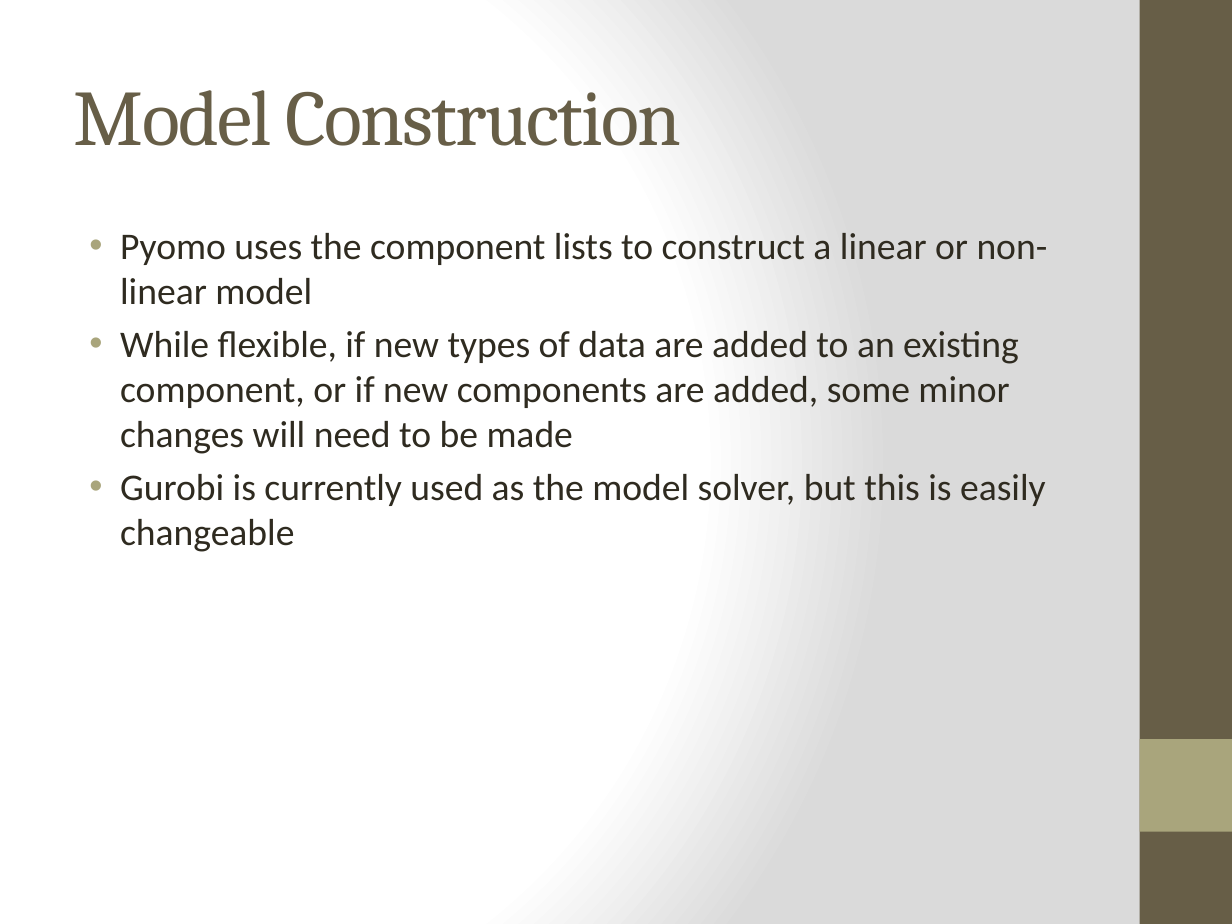
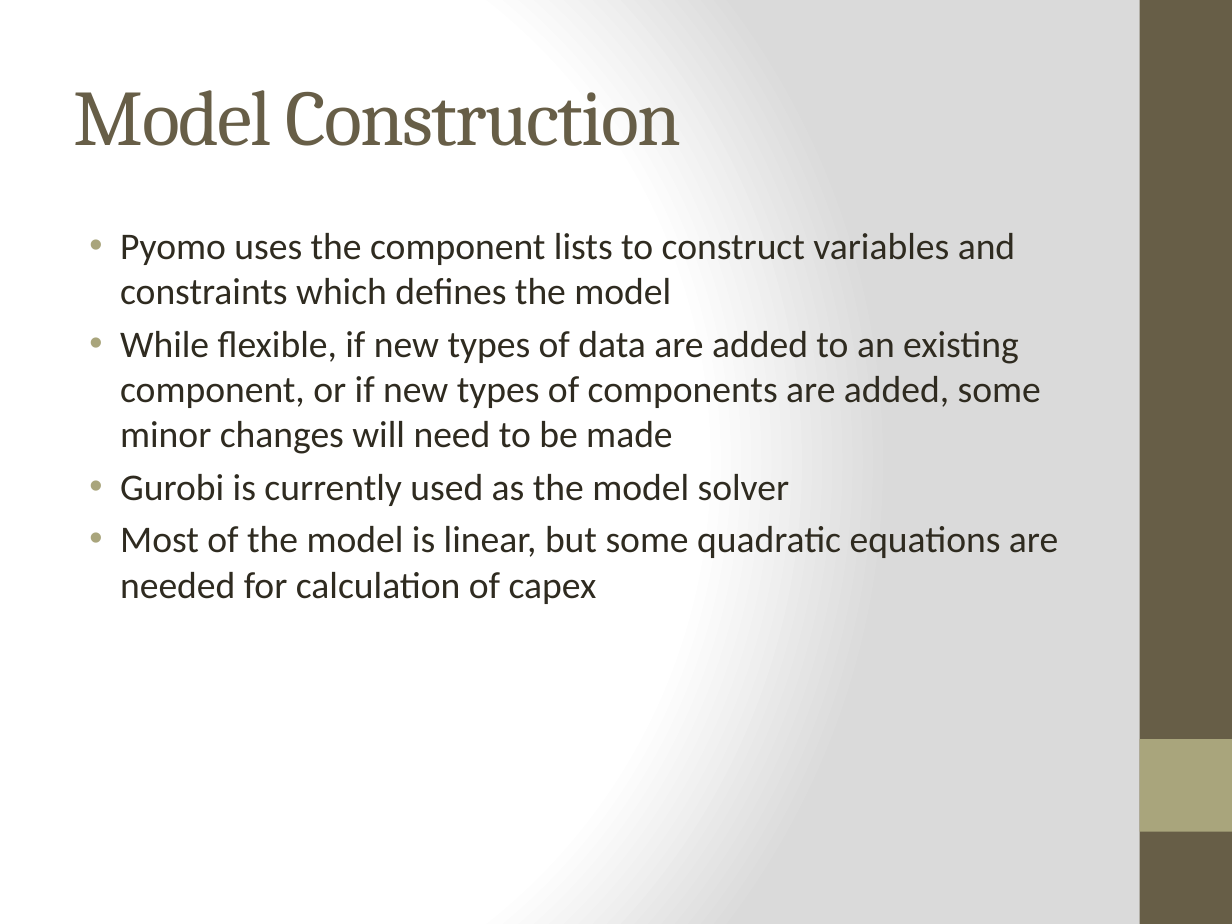
Before and after one commit to jtrobinson57/fscmodel-monte-carlo, a slide deck: slide 5 of fscmodel presentation 130618.pptx. Drawn at 1232x924 pixels with LibreOffice and Linux fonts; fonts in the diff are those of the drawing. Boxes give left, top, right and bottom in pixels: in the first picture for what was removed or moved away, otherwise in the second. Text is boxed around its words. In the diff, an @@ line names an element or a change of style, - is before the commit and + after.

```diff
--- a/fscmodel presentation 130618.pptx
+++ b/fscmodel presentation 130618.pptx
@@ text at (120,233,1058,604): text changed @@
-• Pyomo uses the component lists to construct a linear or non-linear model
-• While flexible, if new types of data are added to an existing component, or if new components are added, some minor changes will need to be made
-• Gurobi is currently used as the model solver, but this is easily changeable
+• Pyomo uses the component lists to construct variables and constraints which defines the model
+• While flexible, if new types of data are added to an existing component, or if new types of components are added, some minor changes will need to be made
+• Gurobi is currently used as the model solver
+• Most of the model is linear, but some quadratic equations are needed for calculation of capex
```
Also in this commit, not shown: 4 other slides changed.
